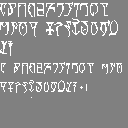
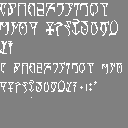
Revision of a layered (128, 128) image; what changed, layer by layer:
painted on "ABCDEFGHIJKL MNOP QRSTUVWX YZ a bcdefghijkl mno pqrstuvwxyz" over [10, 2, 110, 91]
